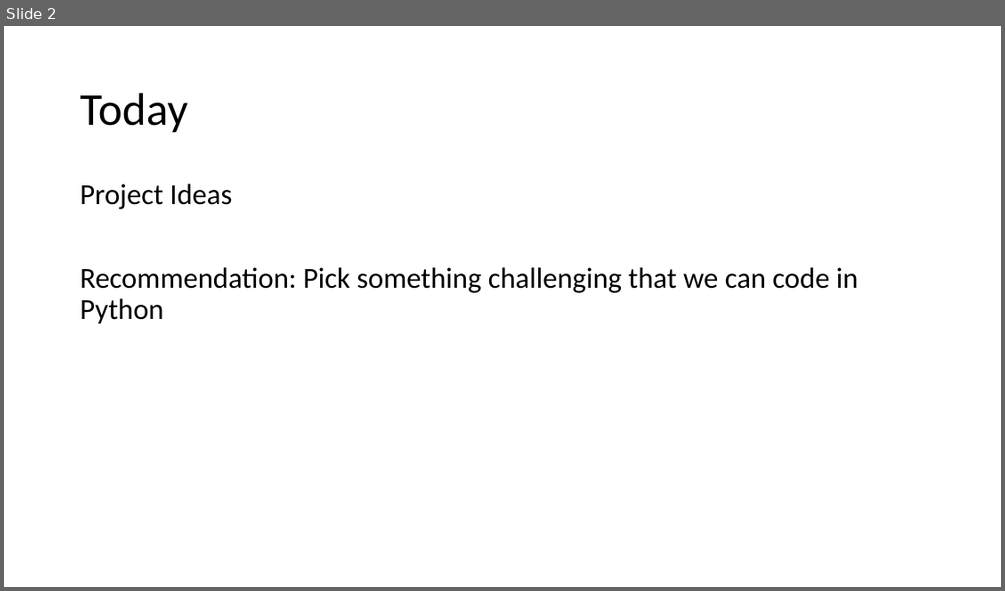
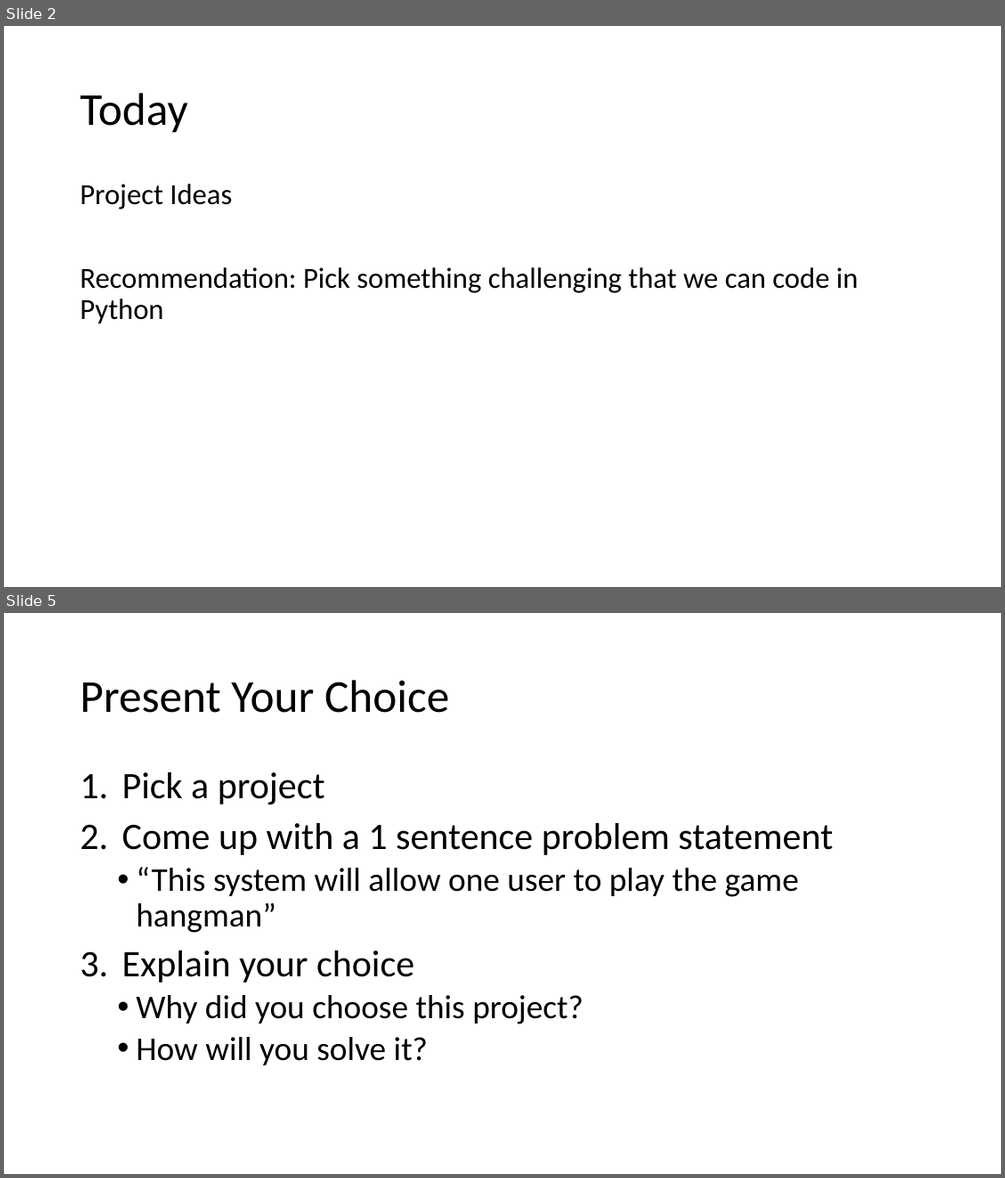
Before and after one commit to jlwgong/hangman, a slide deck: presentations/archive/Engineering III.pptx. Shown one above the other, each under a label of ours: slide 2 before the commit, slides 2 and 5 after it; the slides between them are not shown. The pictures are 1005x591 and 1005x1178 pixels, drawn with LibreOffice and Linux fonts; fonts in the diff are those of the drawing. Boxes give left, top, right and bottom in pixels: in the first picture for what was removed or moved away, otherwise in the second. Text is boxed around its words. In the diff, an @@ line names an element or a change of style, - is before the commit and + after.

```diff
--- a/presentations/archive/Engineering III.pptx
+++ b/presentations/archive/Engineering III.pptx
@@ slide 5 added at box(4, 613, 1001, 1174), background #FFFFFF @@
@@ title added at box(80, 680, 449, 713), 44 pt, text #000000 @@
+Present Your Choice
@@ text added at box(122, 772, 833, 1065), 32 pt, text #000000 @@
+1. Pick a project
+2. Come up with a 1 sentence problem statement
+  • “This system will allow one user to play the game hangman”
+3. Explain your choice
+  • Why did you choose this project?
+  • How will you solve it?
```
Also in this commit, not shown: 3 slides changed, 9 other slides added, 1 slide removed, 9 other files.
